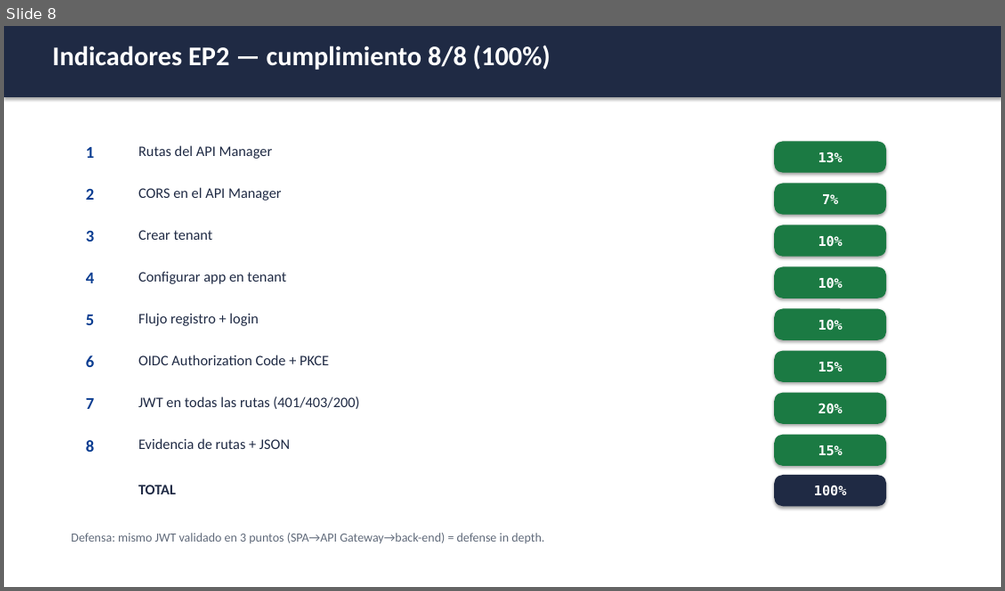
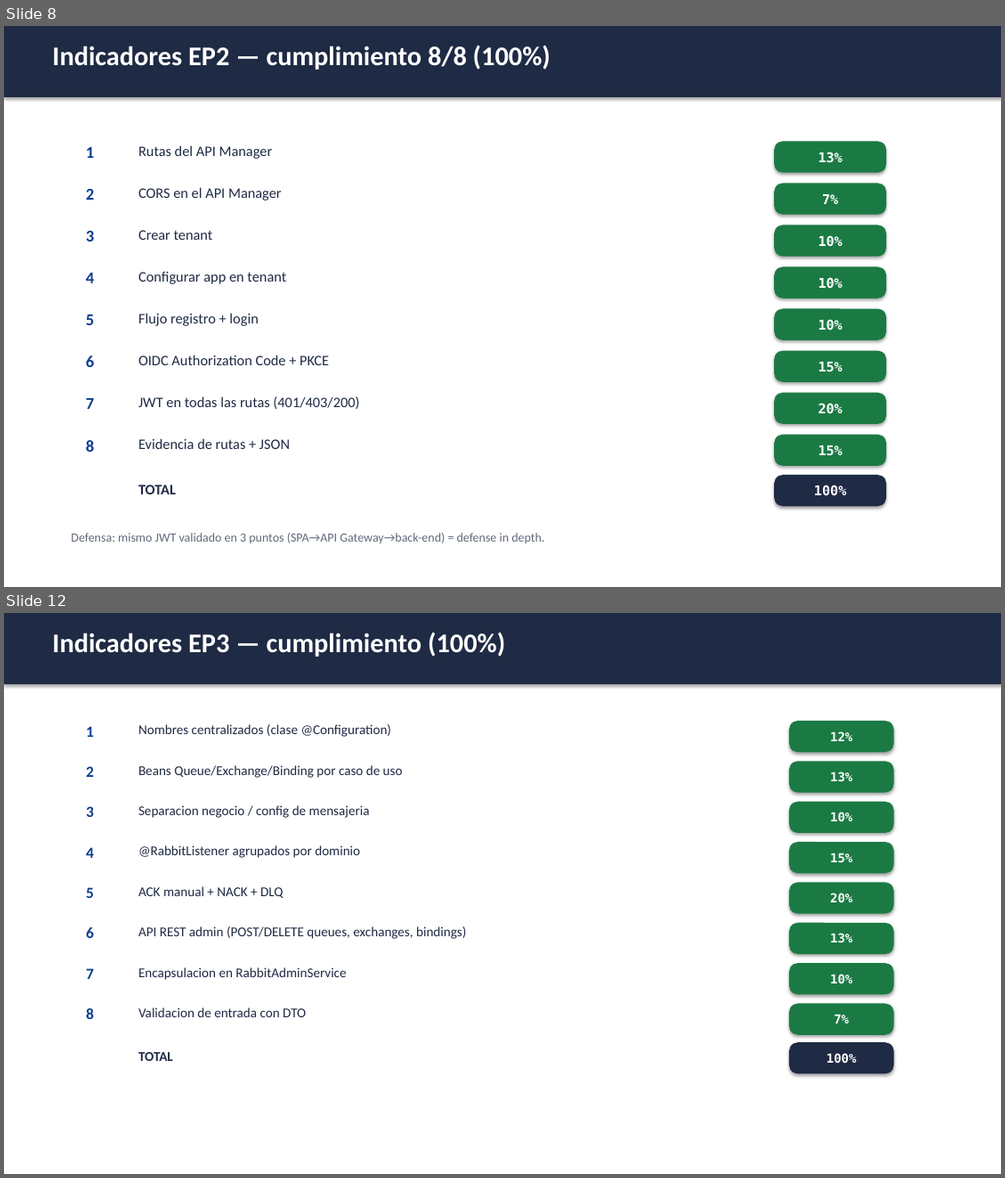
Before and after one commit to mvtnight/tienda-360, a slide deck: docs/evidencias/Pedidos360-Evidencias.pptx. Shown one above the other, each under a label of ours: slide 8 before the commit, slides 8 and 12 after it; the slides between them are not shown. The pictures are 1005x591 and 1005x1178 pixels, drawn with LibreOffice and Linux fonts; fonts in the diff are those of the drawing. Boxes give left, top, right and bottom in pixels: in the first picture for what was removed or moved away, otherwise in the second. Text is boxed around its words. In the diff, an @@ line names an element or a change of style, - is before the commit and + after.

Commit message:
docs(ep3/ep4): rubrica+guion, evidencias-mensajeria.ps1, slides EP3/EP4 en pptx; rabbitmq-ec2 con docker-compose; README y GUIA-DEFENSA con arquitectura de mensajeria

```diff
--- a/docs/evidencias/Pedidos360-Evidencias.pptx
+++ b/docs/evidencias/Pedidos360-Evidencias.pptx
@@ slide 12 added at (x1=4, y1=613, x2=1001, y2=1174), background #FFFFFF @@
@@ rectangle added at (x1=4, y1=613, x2=1001, y2=684), fill #1F2A44 @@
@@ text added at (x1=52, y1=632, x2=505, y2=657), 26 pt, text #FFFFFF, bold @@
+Indicadores EP3 — cumplimiento (100%)
@@ text added at (x1=86, y1=726, x2=94, y2=737), 15 pt, text #0B3D91, bold @@
+1
@@ text added at (x1=138, y1=724, x2=392, y2=737), 13 pt, text #1F2A44 @@
+Nombres centralizados (clase @Configuration)
@@ rounded rectangle added at (x1=789, y1=721, x2=894, y2=752), fill #1B7A43, 12 pt, text #FFFFFF, bold @@
+12%
@@ text added at (x1=86, y1=766, x2=94, y2=777), 15 pt, text #0B3D91, bold @@
+2
@@ text added at (x1=138, y1=765, x2=403, y2=778), 13 pt, text #1F2A44 @@
+Beans Queue/Exchange/Binding por caso de uso
@@ rounded rectangle added at (x1=789, y1=761, x2=894, y2=793), fill #1B7A43, 12 pt, text #FFFFFF, bold @@
+13%
@@ text added at (x1=86, y1=806, x2=94, y2=817), 15 pt, text #0B3D91, bold @@
+3
@@ text added at (x1=138, y1=805, x2=370, y2=818), 13 pt, text #1F2A44 @@
+Separacion negocio / config de mensajeria
@@ rounded rectangle added at (x1=789, y1=802, x2=894, y2=833), fill #1B7A43, 12 pt, text #FFFFFF, bold @@
+10%
@@ text added at (x1=86, y1=847, x2=94, y2=858), 15 pt, text #0B3D91, bold @@
+4
@@ text added at (x1=138, y1=845, x2=360, y2=858), 13 pt, text #1F2A44 @@
+@RabbitListener agrupados por dominio
@@ rounded rectangle added at (x1=789, y1=842, x2=894, y2=873), fill #1B7A43, 12 pt, text #FFFFFF, bold @@
+15%
@@ text added at (x1=86, y1=887, x2=94, y2=898), 15 pt, text #0B3D91, bold @@
+5
@@ text added at (x1=138, y1=886, x2=283, y2=898), 13 pt, text #1F2A44 @@
+ACK manual + NACK + DLQ
@@ rounded rectangle added at (x1=789, y1=882, x2=894, y2=914), fill #1B7A43, 12 pt, text #FFFFFF, bold @@
+20%
@@ text added at (x1=86, y1=927, x2=94, y2=938), 15 pt, text #0B3D91, bold @@
+6
@@ text added at (x1=138, y1=926, x2=466, y2=939), 13 pt, text #1F2A44 @@
+API REST admin (POST/DELETE queues, exchanges, bindings)
@@ rounded rectangle added at (x1=789, y1=923, x2=894, y2=954), fill #1B7A43, 12 pt, text #FFFFFF, bold @@
+13%
@@ text added at (x1=86, y1=968, x2=94, y2=979), 15 pt, text #0B3D91, bold @@
+7
@@ text added at (x1=138, y1=967, x2=346, y2=980), 13 pt, text #1F2A44 @@
+Encapsulacion en RabbitAdminService
@@ rounded rectangle added at (x1=789, y1=963, x2=894, y2=995), fill #1B7A43, 12 pt, text #FFFFFF, bold @@
+10%
@@ text added at (x1=86, y1=1008, x2=94, y2=1019), 15 pt, text #0B3D91, bold @@
+8
@@ text added at (x1=138, y1=1007, x2=306, y2=1017), 13 pt, text #1F2A44 @@
+Validacion de entrada con DTO
@@ rounded rectangle added at (x1=789, y1=1004, x2=894, y2=1035), fill #1B7A43, 12 pt, text #FFFFFF, bold @@
+7%
@@ text added at (x1=138, y1=1052, x2=173, y2=1061), 13 pt, text #1F2A44, bold @@
+TOTAL
@@ rounded rectangle added at (x1=789, y1=1042, x2=894, y2=1074), fill #1F2A44, 12 pt, text #FFFFFF, bold @@
+100%
```
Also in this commit, not shown: 1 slide changed, 4 other slides added, 7 other files.
